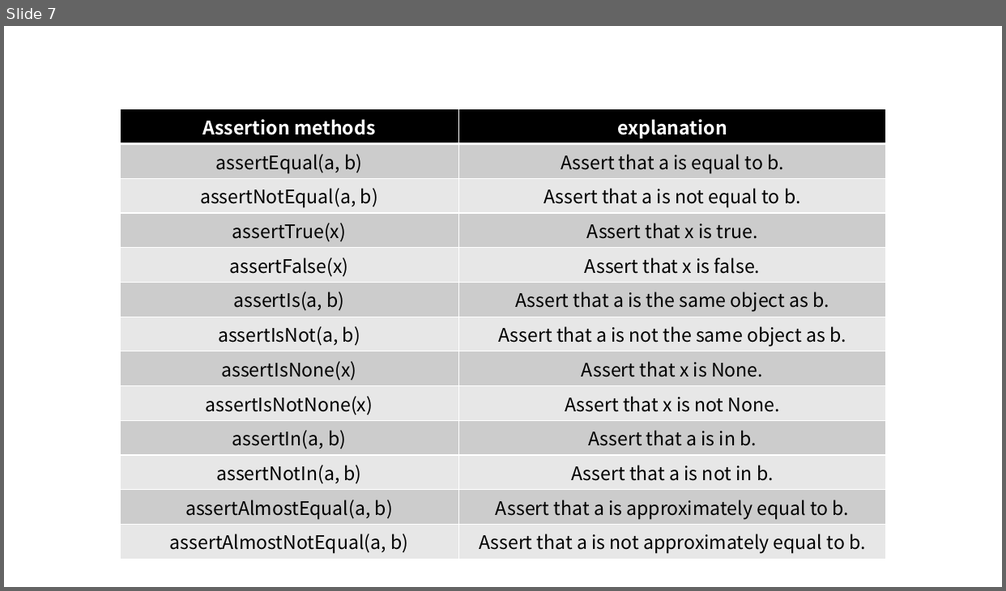
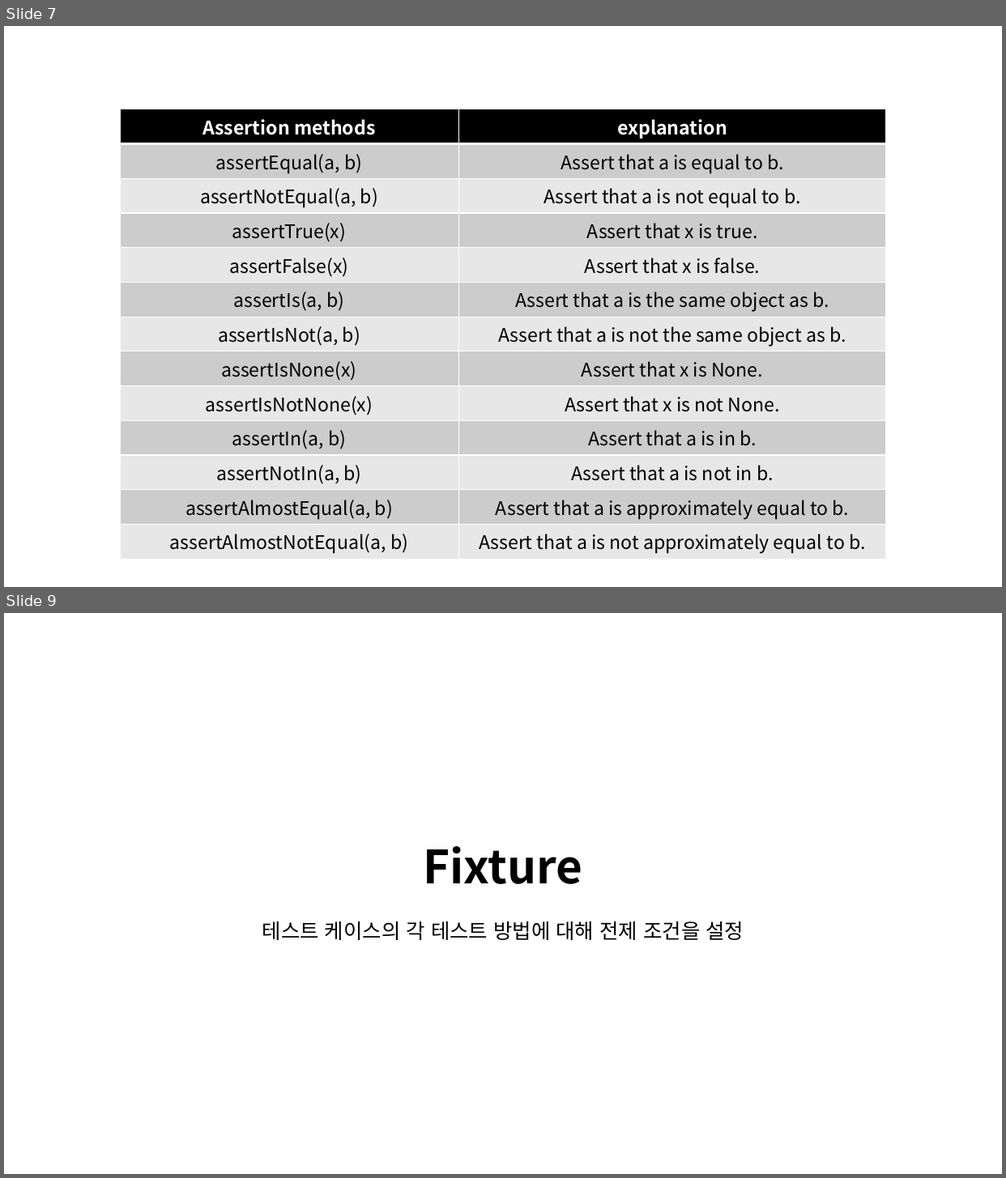
Before and after one commit to oooihmm/TIL, a slide deck: TestCase/프레젠테이션1.pptx. Shown one above the other, each under a label of ours: slide 7 before the commit, slides 7 and 9 after it; the slides between them are not shown. The pictures are 1006x591 and 1006x1178 pixels, drawn with LibreOffice and Linux fonts; fonts in the diff are those of the drawing. Boxes give left, top, right and bottom in pixels: in the first picture for what was removed or moved away, otherwise in the second. Text is boxed around its words. In the diff, an @@ line names an element or a change of style, - is before the commit and + after.

```diff
--- a/TestCase/프레젠테이션1.pptx
+++ b/TestCase/프레젠테이션1.pptx
@@ slide 9 added at [4, 613, 1002, 1174], background #FFFFFF @@
@@ title added at [262, 846, 744, 940], 19.8 pt, text #000000 @@
+Fixture
+테스트 케이스의 각 테스트 방법에 대해 전제 조건을 설정
```
Also in this commit, not shown: 1 slide changed, 14 other slides added, 2 slides removed, 12 other files.
